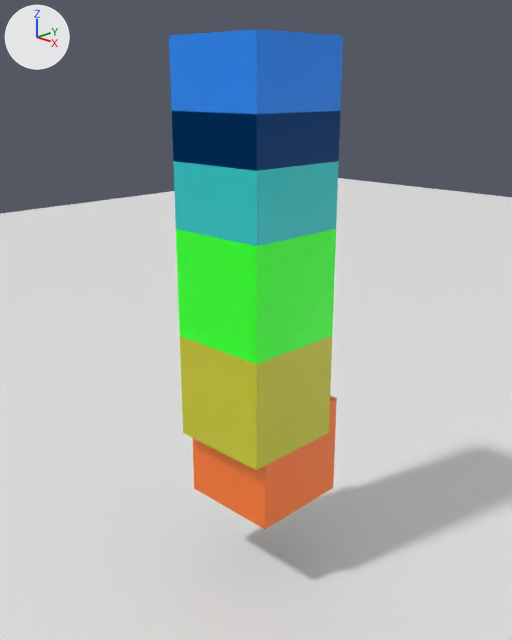
A saved change to the Blender file 15 Object Info Challenge.blend.
The view is the same before and after, from a 50 mm lens placed at (4.86, -3.91, 4.21), pointed at (0.44, 0.56, 2.12). The axes (+X, +Y, +Z) are drawn at upper left. The lights are the same throughout.

Script lines for the objects in view, before the commit:
```python
ob_cube = bpy.data.objects.new('Cube', me_cube)
ob_cube.location = (0.47, 0.64, 0.81)
ob_cube.scale = (0.5, 0.5, 0.5)
ob_cube_001 = bpy.data.objects.new('Cube.001', me_cube_001)
ob_cube_001.location = (0.5, 0.5, 1.5)
ob_cube_001.scale = (0.5, 0.5, 0.5)
ob_cube_002 = bpy.data.objects.new('Cube.002', me_cube_002)
ob_cube_002.location = (0.5, 0.5, 2.5)
ob_cube_002.scale = (0.5, 0.5, 0.5)
ob_cube_003 = bpy.data.objects.new('Cube.003', me_cube_003)
ob_cube_003.location = (0.5, 0.5, 3.5)
ob_cube_003.scale = (0.5, 0.5, 0.5)
ob_cube_004 = bpy.data.objects.new('Cube.004', me_cube_004)
ob_cube_004.location = (0.5, 0.5, 4.08)
ob_cube_004.scale = (0.5, 0.5, 0.5)
ob_plane = bpy.data.objects.new('Plane', me_plane)
ob_plane.location = (5.0, 0.0, -0.5)
ob_plane.scale = (-26.2, -26.2, -26.2)
```
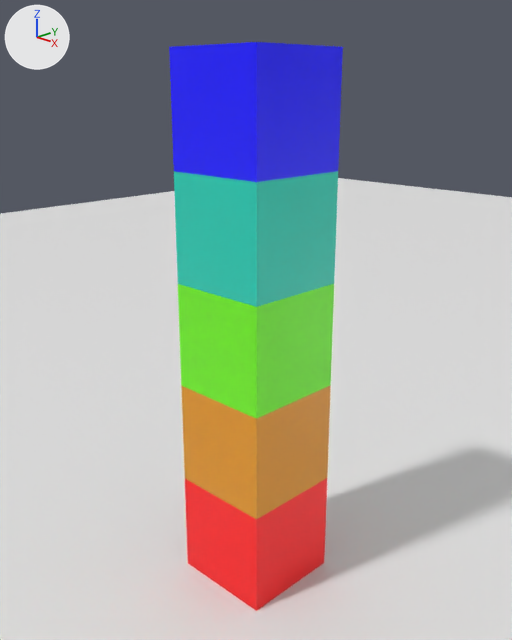
Where the change shows, as pixel boxes (x1, y1, x2, y2) in the pictures (512 x 640 px):
'Cube.002', surface changed, moved: before (176, 229, 336, 364); after (178, 284, 334, 419)
'Cube.004', surface changed, moved: before (169, 29, 343, 171); after (169, 42, 343, 182)
'Cube.001', surface changed, moved (yellow to orange): before (180, 336, 332, 470); after (181, 385, 331, 520)
'Cube.003', surface changed, moved: before (173, 161, 339, 246); after (174, 171, 338, 307)
'Cube', surface changed, moved: before (193, 396, 337, 529); after (185, 478, 327, 611)

Edits to the bpy script that builds the scene:
```text
Add ng_height_value:
    ng_height_value = bpy.data.node_groups.new('Height Value', 'ShaderNodeTree')
    # nodes: Math, ObjectInfo, SeparateXYZ
Change mat_material:
    remove # nodes: BsdfPrincipled, Math x2, ObjectInfo, OutputMaterial, SeparateXYZ, ValToRGB
    nodes: BsdfPrincipled, Group, OutputMaterial, ValToRGB
Change ob_cube:
    ob_cube.location: (0.47, 0.64, 0.81) -> (0.5, 0.5, 0.0)
Change ob_cube_001:
    ob_cube_001.location: (0.5, 0.5, 1.5) -> (0.5, 0.5, 1.0)
Change ob_cube_002:
    ob_cube_002.location: (0.5, 0.5, 2.5) -> (0.5, 0.5, 2.0)
Change ob_cube_003:
    ob_cube_003.location: (0.5, 0.5, 3.5) -> (0.5, 0.5, 3.0)
Change ob_cube_004:
    ob_cube_004.location: (0.5, 0.5, 4.08) -> (0.5, 0.5, 4.0)
```
